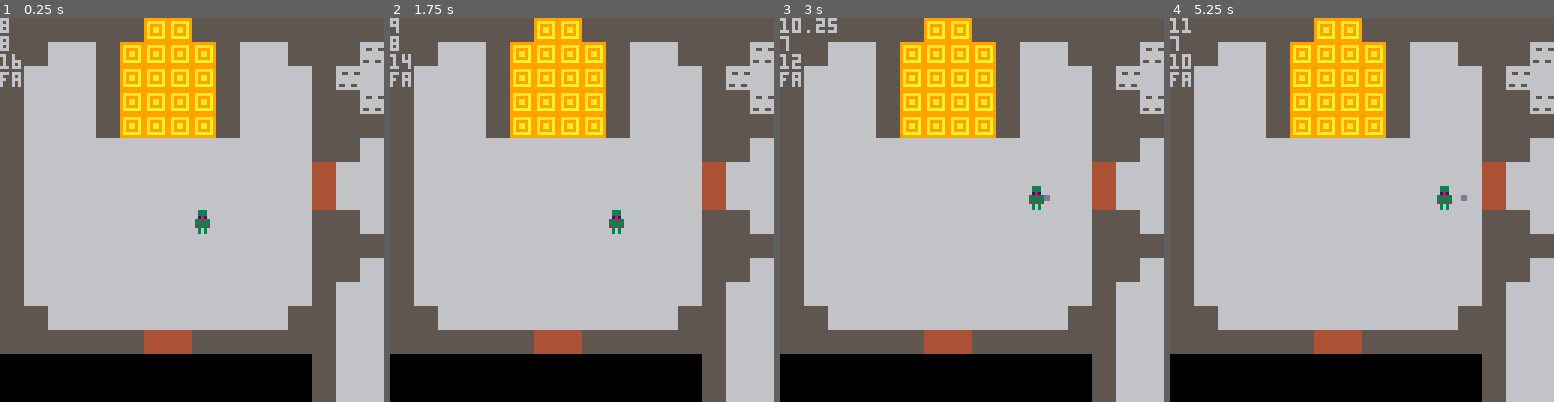
Above: before the commit, frames 1-4 (left to right).
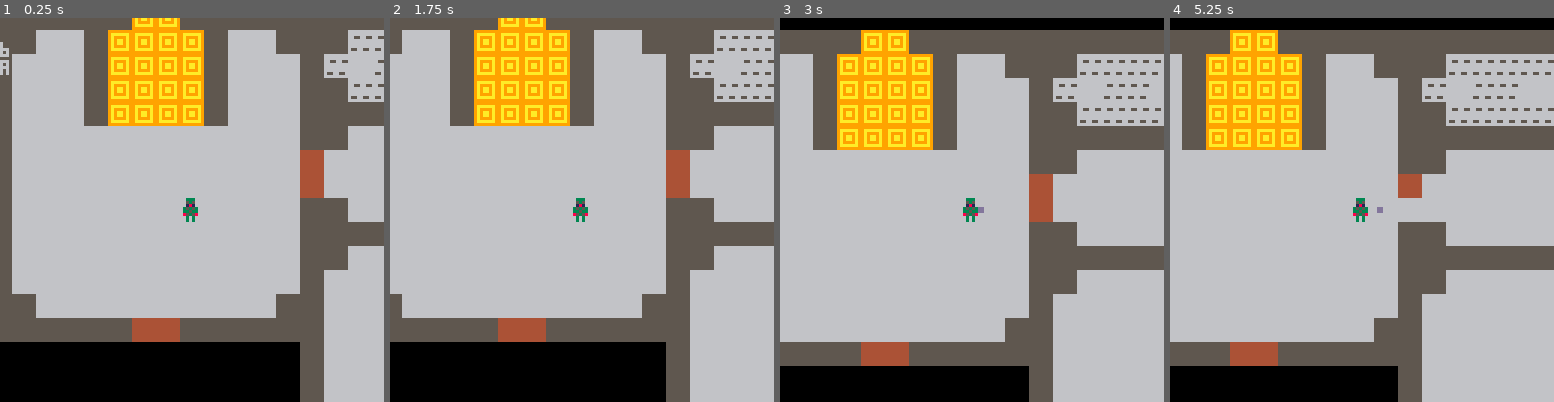
Above: after the commit, the same moments.

Repository: rledford/pico-door
Game: PICO-8 cartridge door.p8
Same seed, same stepped clock (60 frames per second), same inputs: the game is played once before the commit and once after it.
Inputs:
- Up to frame 1 (0.25 s): no input
- Up to frame 2 (1.75 s): tap X (X key) at 0.33, 1.07 s; hold Right from 1.6 s (still down)
- Up to frame 3 (3 s): tap X (X key) at 1.85, 2.97 s; release Right at 2.1 s; hold Up 2.15-2.42 s; hold Right from 2.47 s (still down)
- Up to frame 4 (5.25 s): release Right at 3.03 s; hold Left 3.08-3.58 s; hold Down 3.63-3.97 s; hold Right 4.02-4.68 s; tap X (X key) at 4.08, 5.2 s; hold Up 4.73-5.03 s; hold Left from 5.08 s (still down)

The runs differ from the first frame. In frame 1, 23% of the frame differs, in the area x 0-100%, y 0-100%; in frame 2, 37%; in frame 3, 46%; in frame 4, 46%.

Commit message:
feat: Camera follow player.

Diff:
--- a/door.p8
+++ b/door.p8
@@ -22,6 +22,7 @@
 function _draw()
 	cls()
 	map()
+	camera(alt.x-60,alt.y-60)
 	print(alt.x/8)
 	print(alt.y/8)
 	print(alt.clip)
@@ -230,6 +231,11 @@
 		b.x += b.vx * b.spd
 		b.y += b.vy * b.spd
 		b.ticks -= 1
+
+		if mget(b.x/8,b.y/8) == 3 then
+			mset(b.x/8,b.y/8,2)
+			b.ticks = 0
+		end
 	end
 
 	b.draw = function()
